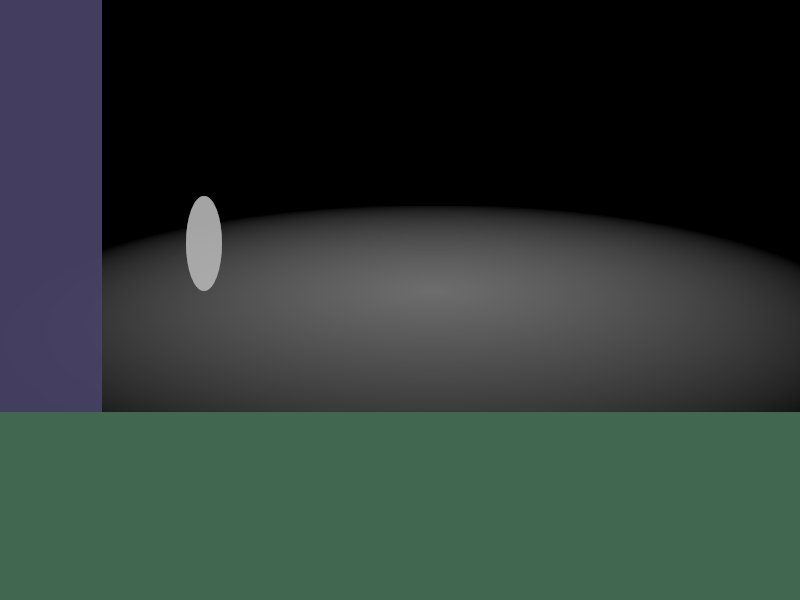
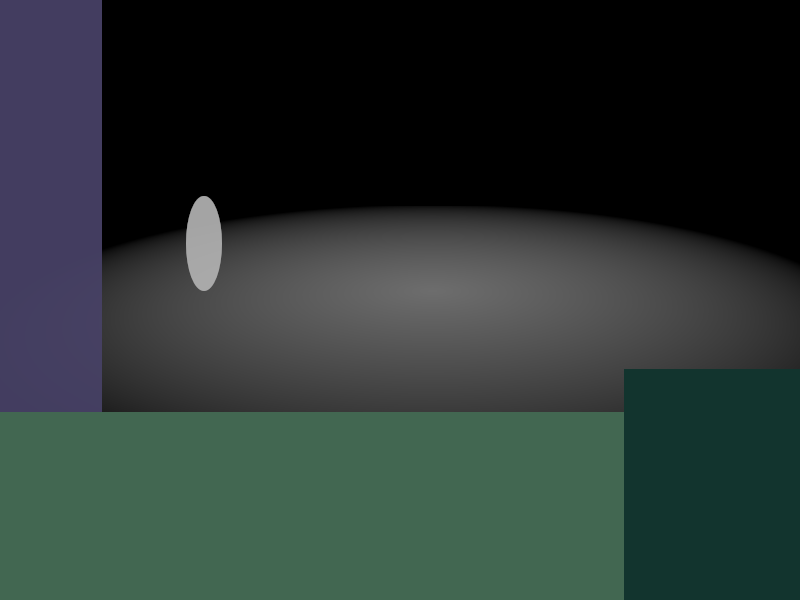
Layers edited between the first and the second 800 x 600 image:
added layer "Paint Layer 5" above "Paint Layer 1" over 624, 369, 800, 600
painted on "Paint Layer 1" over 624, 384, 800, 600
painted on "Paint Layer 3" over 624, 369, 800, 512
painted on "Background" over 624, 369, 800, 600
